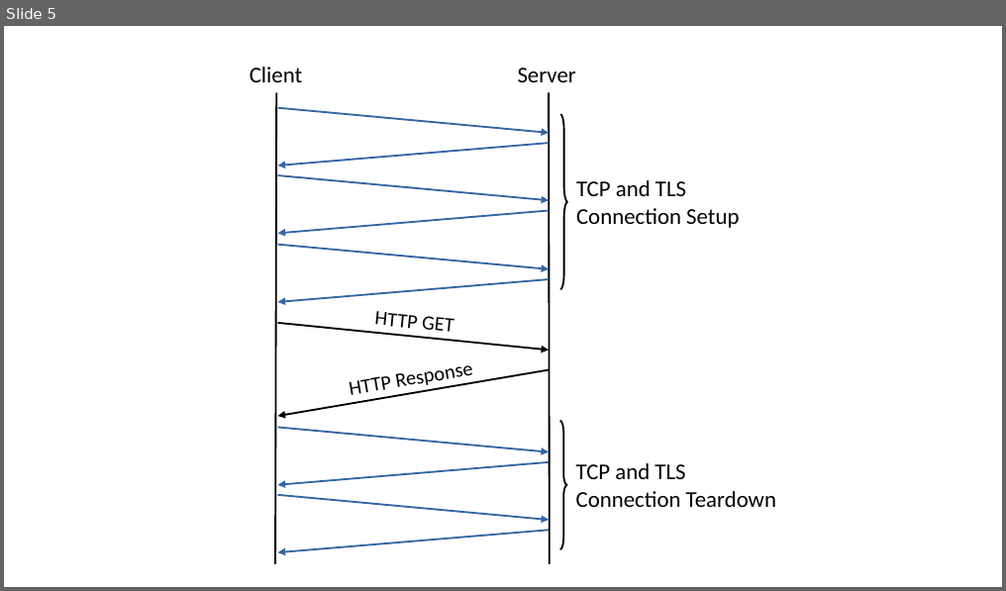
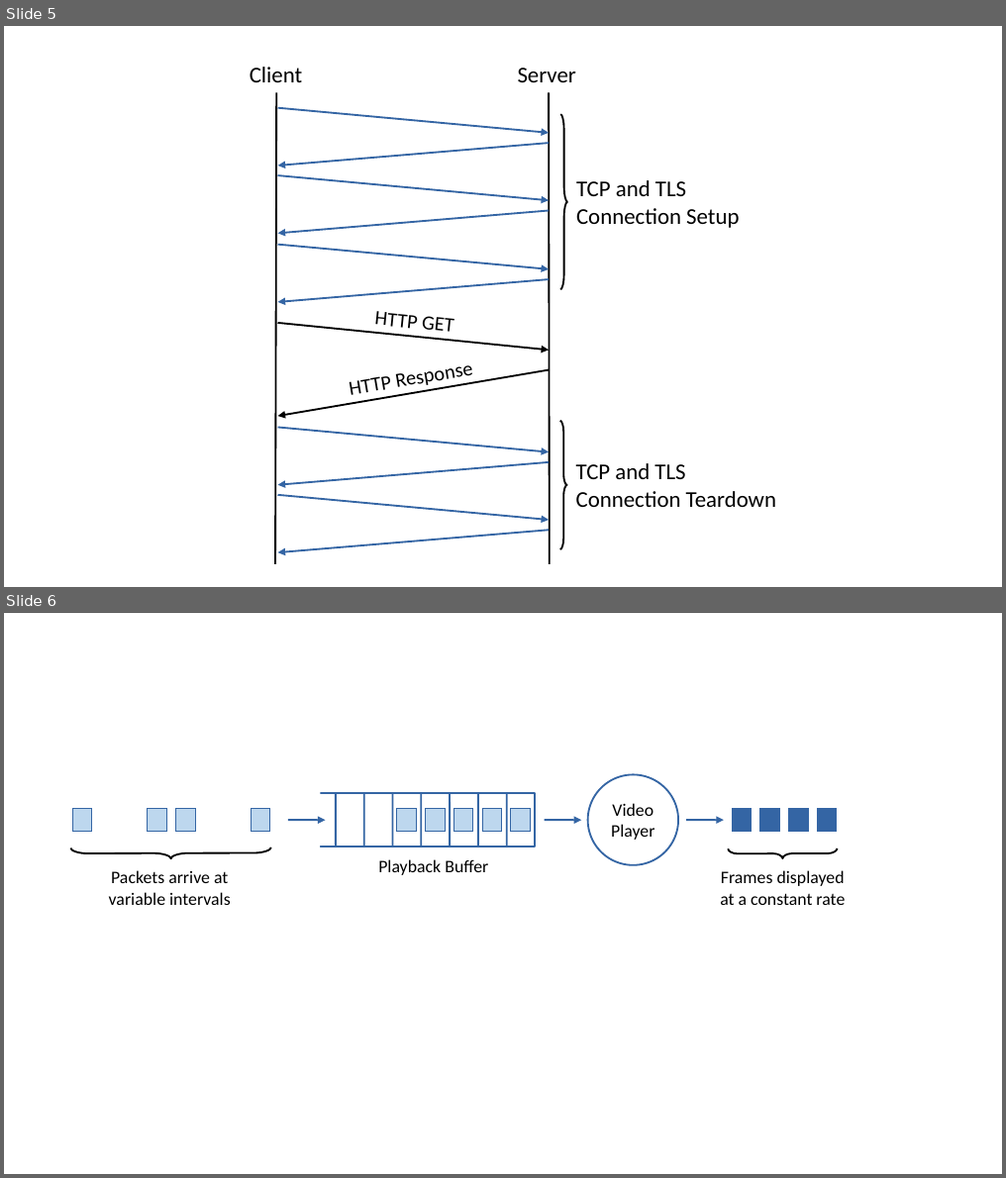
Before and after one commit to SystemsApproach/7E, a slide deck: applications/figures/applications.odp. Shown one above the other, each under a label of ours: slide 5 before the commit, slides 5 and 6 after it. The pictures are 1006x591 and 1006x1178 pixels, drawn with LibreOffice and Linux fonts; fonts in the diff are those of the drawing. Boxes give left, top, right and bottom in pixels: in the first picture for what was removed or moved away, otherwise in the second. Text is boxed around its words. In the diff, an @@ line names an element or a change of style, - is before the commit and + after.

Commit message:
playback figure

```diff
--- a/applications/figures/applications.odp
+++ b/applications/figures/applications.odp
@@ slide 6 added at bbox=[4, 613, 1002, 1174], background #FFFFFF @@
@@ line added from (318, 790) to (318, 850), #FFFFFF 2.89 pt @@
@@ ellipse added at bbox=[588, 775, 678, 865], fill #FFFFFF, outline #3465A4 1.45 pt, 14 pt, text #000000 @@
+Video Player
@@ rectangle added at bbox=[73, 809, 92, 831], fill #BDD7EE, outline #3465A4 0 pt @@
@@ rectangle added at bbox=[148, 809, 166, 831], fill #BDD7EE, outline #3465A4 0 pt @@
@@ rectangle added at bbox=[176, 809, 195, 831], fill #BDD7EE, outline #3465A4 0 pt @@
@@ rectangle added at bbox=[252, 809, 270, 831], fill #BDD7EE, outline #3465A4 0 pt @@
@@ arrow added from (288, 820) to (326, 820), #3465A4 1.45 pt @@
@@ rectangle added at bbox=[318, 793, 536, 848], fill #FFFFFF, outline #3465A4 1.45 pt @@
@@ line added from (336, 793) to (336, 848), #3465A4 1.45 pt @@
@@ line added from (364, 793) to (364, 848), #3465A4 1.45 pt @@
@@ line added from (392, 793) to (392, 848), #3465A4 1.45 pt @@
@@ rectangle added at bbox=[397, 809, 416, 831], fill #BDD7EE, outline #3465A4 0 pt @@
@@ line added from (422, 793) to (422, 848), #3465A4 1.45 pt @@
@@ rectangle added at bbox=[425, 809, 445, 831], fill #BDD7EE, outline #3465A4 0 pt @@
@@ line added from (450, 793) to (450, 848), #3465A4 1.45 pt @@
@@ rectangle added at bbox=[454, 809, 473, 831], fill #BDD7EE, outline #3465A4 0 pt @@
@@ line added from (478, 793) to (478, 848), #3465A4 1.45 pt @@
@@ rectangle added at bbox=[482, 809, 501, 831], fill #BDD7EE, outline #3465A4 0 pt @@
@@ line added from (507, 793) to (507, 848), #3465A4 1.45 pt @@
@@ rectangle added at bbox=[511, 809, 530, 831], fill #BDD7EE, outline #3465A4 0 pt @@
@@ arrow added from (545, 820) to (582, 820), #3465A4 1.45 pt @@
@@ arrow added from (687, 820) to (724, 820), #3465A4 1.45 pt @@
@@ rectangle added at bbox=[732, 809, 751, 831], fill #3465A4, outline #3465A4 0 pt @@
@@ rectangle added at bbox=[761, 809, 780, 831], fill #3465A4, outline #3465A4 0 pt @@
@@ rectangle added at bbox=[789, 809, 808, 831], fill #3465A4, outline #3465A4 0 pt @@
@@ rectangle added at bbox=[818, 809, 838, 831], fill #3465A4, outline #3465A4 0 pt @@
@@ freeform shape added at bbox=[70, 848, 270, 860], outline #000000 1.45 pt @@
@@ freeform shape added at bbox=[729, 850, 838, 860], outline #000000 1.45 pt @@
@@ text added at bbox=[109, 870, 231, 905], 14 pt, text #000000 @@
+Packets arrive at
+variable intervals
@@ text added at bbox=[378, 860, 488, 875], 14 pt, text #000000 @@
+Playback Buffer
@@ text added at bbox=[720, 870, 845, 905], 14 pt, text #000000 @@
+Frames displayed
+at a constant rate
```
Also in this commit, not shown: 4 other files.
